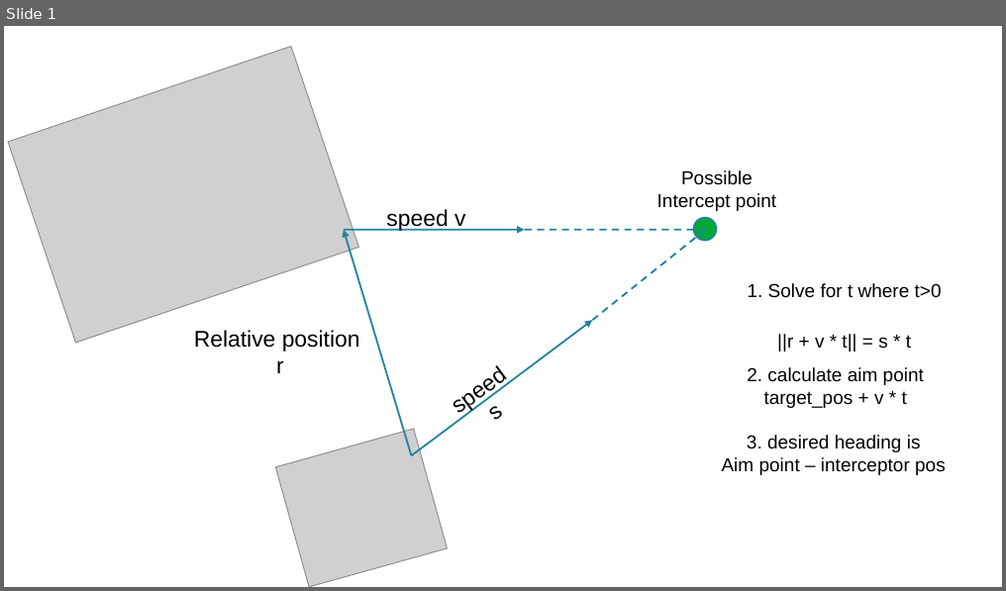
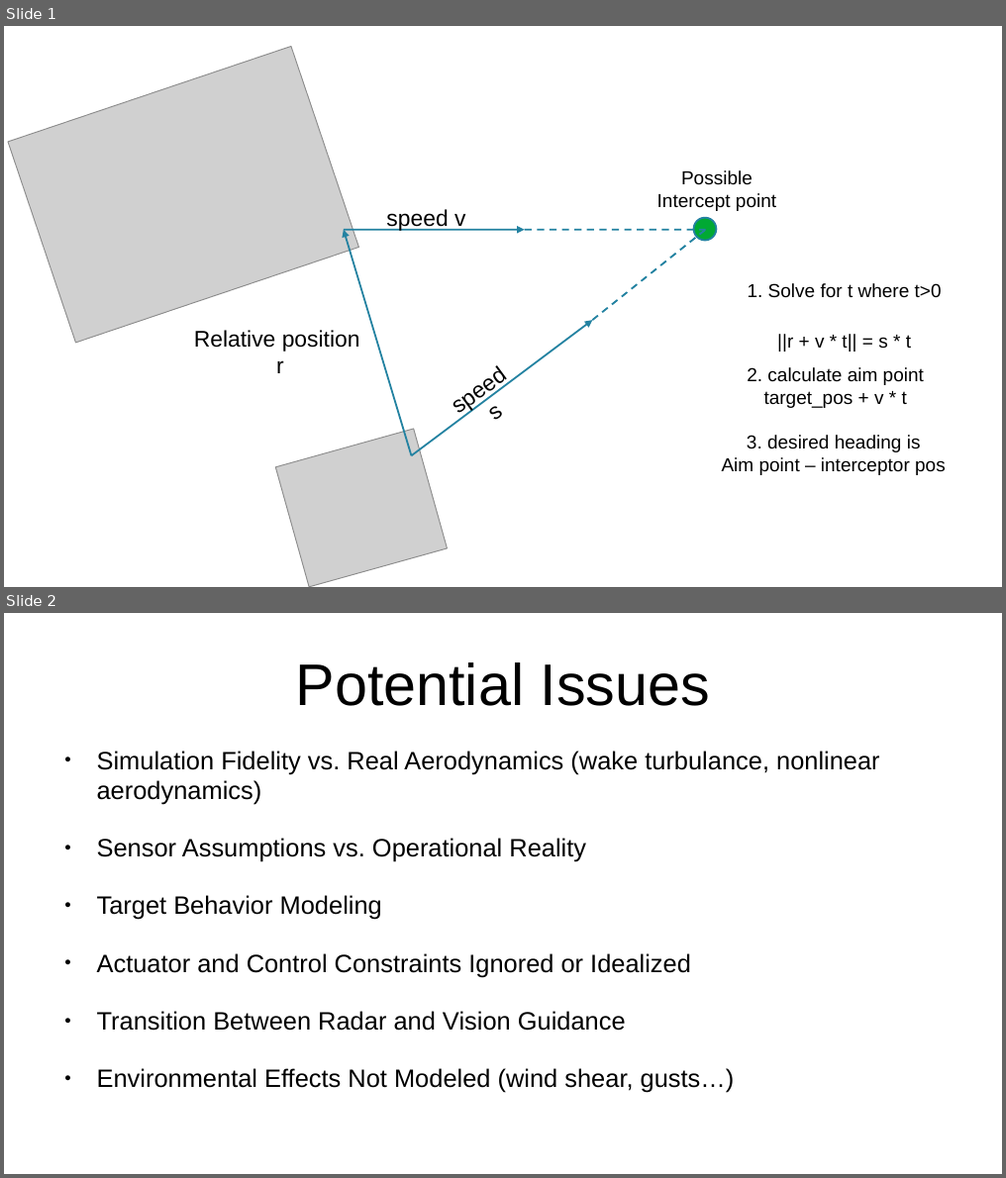
Before and after one commit to make-ing/coding_interview_rust, a slide deck: docu/lead_pursuit_strategy.odp. Shown one above the other, each under a label of ours: slide 1 before the commit, slides 1 and 2 after it. The pictures are 1006x591 and 1006x1178 pixels, drawn with LibreOffice and Linux fonts; fonts in the diff are those of the drawing; grey boxes stand for pictures. Boxes give left, top, right and bottom in pixels: in the first picture for what was removed or moved away, otherwise in the second. Text is boxed around its words. In the diff, an @@ line names an element or a change of style, - is before the commit and + after.

Commit message:
docs: update on pottential issues

```diff
--- a/docu/lead_pursuit_strategy.odp
+++ b/docu/lead_pursuit_strategy.odp
@@ slide 2 added at (4,613,1002,1174), background #FFFFFF @@
@@ title added at (296,663,710,706), 46.7 pt, text #000000 @@
+Potential Issues
@@ text added at (97,751,880,1093), 20 pt, text #000000 @@
+● Simulation Fidelity vs. Real Aerodynamics (wake turbulance, nonlinear aerodynamics)
+● Sensor Assumptions vs. Operational Reality
+● Target Behavior Modeling
+● Actuator and Control Constraints Ignored or Idealized
+● Transition Between Radar and Vision Guidance
+● Environmental Effects Not Modeled (wind shear, gusts…)
```
Also in this commit, not shown: 1 slide removed, 1 other file.
